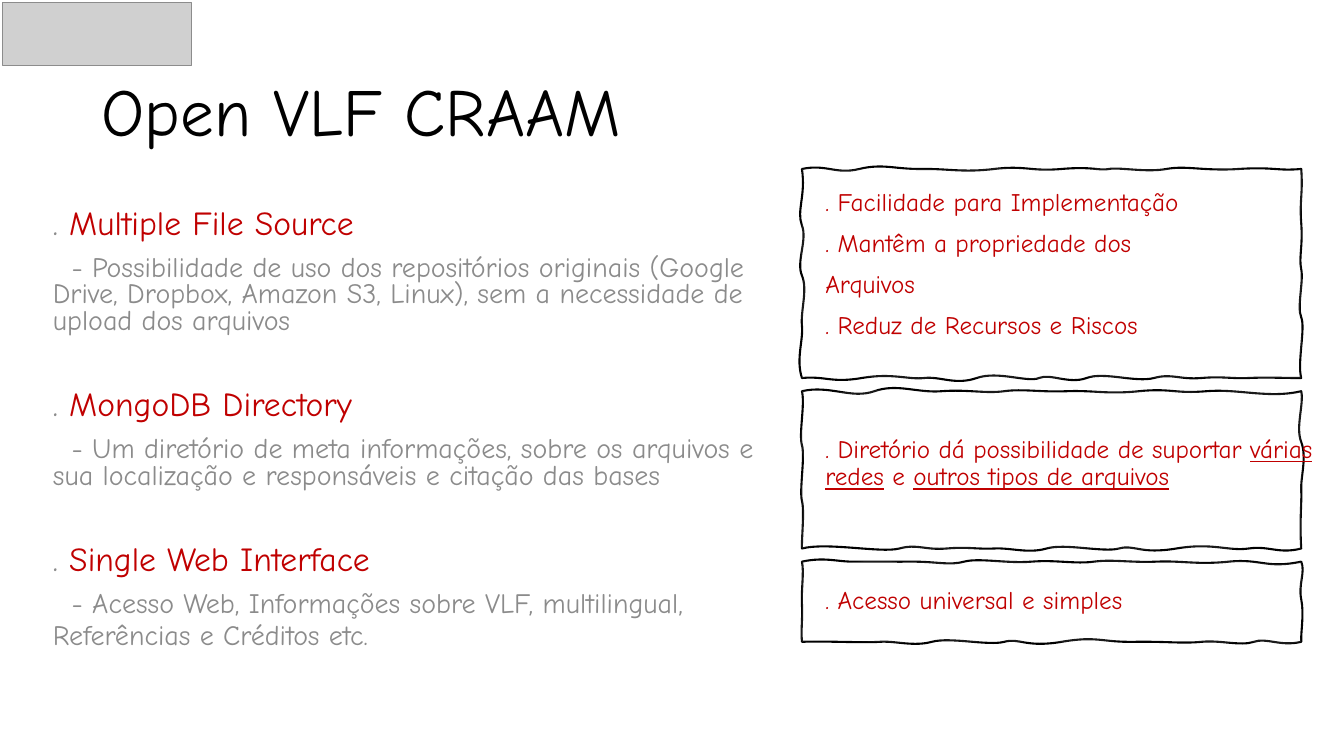
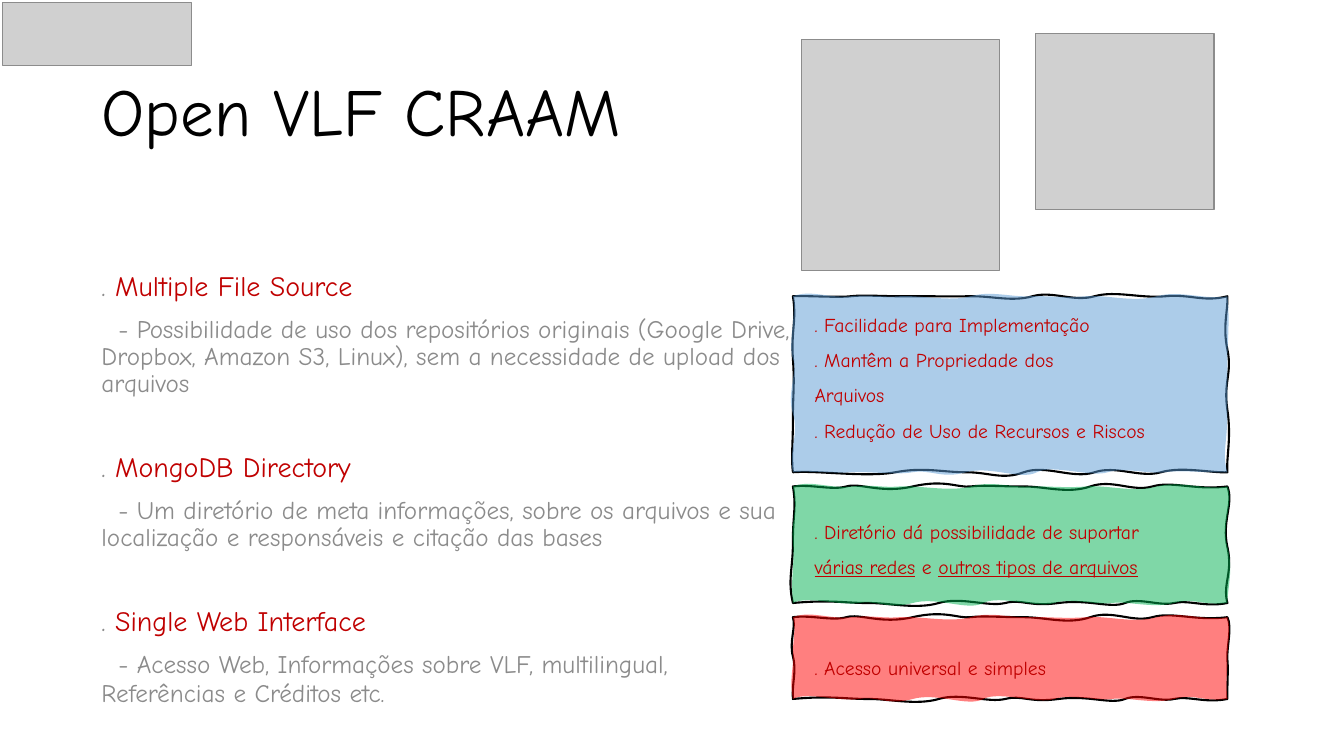
Before and after one commit to Rogerio-mack/VLF, a slide deck: slide 2 of VLF_Presentation.pptx (slide 3 before the commit). Drawn at 1344x756 pixels with LibreOffice and Linux fonts; fonts in the diff are those of the drawing; grey boxes stand for pictures. Boxes give left, top, right and bottom in pixels: in the first picture for what was removed or moved away, otherwise in the second. Text is boxed around its words. In the diff, an @@ line names an element or a change of style, - is before the commit and + after.

```diff
--- a/VLF_Presentation.pptx
+++ b/VLF_Presentation.pptx
@@ picture added at [802,39,999,270] @@
@@ picture added at [1036,33,1215,210] @@
@@ text ". Multiple File Source": place and size @@
-text ". Multiple File Source" at [53,212,753,645]
+text ". Multiple File Source" at [101,277,789,702]
@@ text ". Multiple File Source" at [101,277,789,702]: size 24 to 20 pt in ". Multiple File Source", ". MongoDB Directory", ". Single Web Interface"; size 20 to 18 pt in "- Possibilidade de uso dos repositórios originais ...", "- Um diretório de meta informações, sobre ...", "- Acesso Web, Informações sobre VLF, multilingual, ..."; line spacing 0.8 to 0.9 @@
@@ freeform shape: place and size @@
-freeform shape at [803,169,1302,378]
+freeform shape at [793,296,1228,473]
@@ freeform shape at [793,296,1228,473]: fill #FFFFFF at 10% opacity to #5B9BD5 at 50% opacity @@
@@ text ". Facilidade para Implementação": place and size @@
-text ". Facilidade para Implementação" at [825,193,1312,614]
+text ". Facilidade para Implementação" at [815,318,1145,679]
@@ text at [815,318,1090,679]: size 18 to 14 pt in ". Facilidade para Implementação", "Arquivos", ". Acesso universal e simples" @@
@@ text at [824,352,1054,371]: text changed; size 18 to 14 pt @@
-. Mantêm a propriedade dos
+. Mantêm a Propriedade dos
@@ text at [815,424,1145,578]: text changed; size 18 to 14 pt @@
-. Reduz de Recursos e Riscos
-. Diretório dá possibilidade de suportar várias redes e outros tipos de arquivos
+. Redução de Uso de Recursos e Riscos
+. Diretório dá possibilidade de suportar
+várias redes e outros tipos de arquivos
@@ freeform shape: place and size @@
-freeform shape at [803,391,1302,548]
+freeform shape at [793,487,1228,604]
@@ freeform shape at [793,487,1228,604]: fill #FFFFFF at 10% opacity to #00B050 at 50% opacity @@
@@ freeform shape: place and size @@
-freeform shape at [803,562,1302,642]
+freeform shape at [793,617,1228,699]
@@ freeform shape at [793,617,1228,699]: fill #FFFFFF at 10% opacity to #FF0000 at 50% opacity @@
```
Also in this commit, not shown: 1 other slide changed, 3 slides added, 1 other file.
